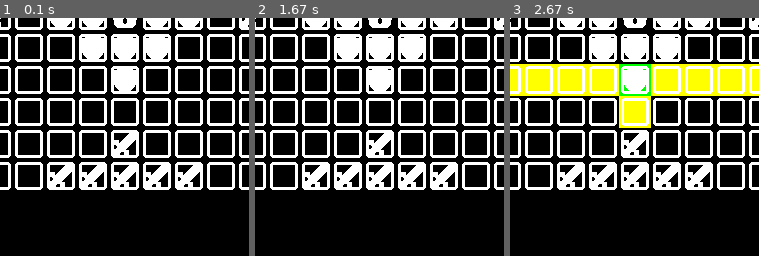
Above: before the commit, frames 1-3 (left to right).
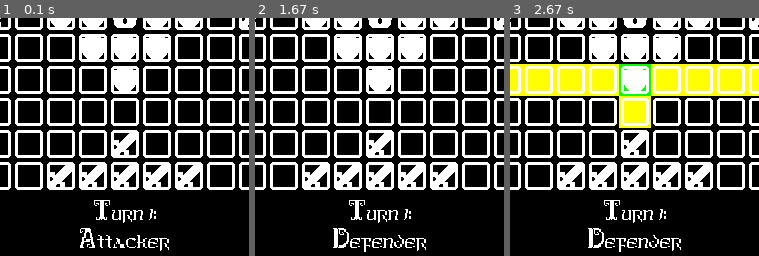
Above: after the commit, the same moments.

Repository: joaquinkiko/hnefatafl-pygame
Game: pygame game, started from main.py
Two runs of this game, one before a commit and one after it. Both use one fixed random seed, a clock stepped at 60 frames per second and the inputs below.
Inputs (mouse positions are % of the whole screen's width and height, from its top left):
- Up to frame 1 (0.1 s): no input
- Up to frame 2 (1.67 s): click (32, 36) at 0.38 s; click (32, 16) at 0.72 s
- Up to frame 3 (2.67 s): click (66, 60) at 2.55 s
The pictures show only the part of the screen within x 39-89%, y 50-100%; the shares and areas given below are measured in that part.

The runs differ from the first frame. In frame 1, 1.2% of the frame differs, in the area x 32-68%, y 76-98%; in frame 2, 1.3%, in the area x 31-69%, y 76-99%; in frame 3, 1.3%.

Commit message:
Add GUI status

Diff:
--- a/board.py
+++ b/board.py
@@ -340,8 +340,13 @@
         return not self.winner == None
 
     def get_turn_number(self) -> int:
-        """Returns number of turns played, based off of turn log."""
-        return len(self.turn_log)
+        """
+        Returns number of turns played, based off of turn log.
+        Turns are based off of both Attacker and Defender moving,
+        so 1 or 2 turns recorded in the turn log will both be
+        considered part of the 1st turn.
+        """
+        return int(float(len(self.turn_log) + 1) / 2 + 0.5)
 
     def get_complete_turn_log(self) -> str:
         """
--- a/main.py
+++ b/main.py
@@ -27,6 +27,7 @@
 ASSET_THRONE: str = f"{ASSET_DIR}s_throne.png"
 ASSET_FONT_BOARD: str | None = f"{ASSET_DIR}antiquity-print.ttf"
 ASSET_FONT_LOG: str | None = None
+ASSET_FONT_STATUS: str | None = f"{ASSET_DIR}antiquity-print.ttf"
 # Board font
 FONT_BOARD_SIZE: int = 12
 FONT_BOARD_COLOR: pygame.Color = pygame.Color(255, 255, 255)
@@ -36,6 +37,13 @@
 FONT_LOG_COLOR: pygame.Color = pygame.Color(255, 255, 255)
 FONT_LOG_SPACING: int = 8
 FONT_LOG_TOP_LEFT: tuple[int, int] = (8, 8)
+# Status font
+FONT_STATUS_SIZE: int = 16
+FONT_STATUS_COLOR: pygame.Color = pygame.Color(255, 255, 255)
+FONT_STATUS_SPACING: int = 4
+FONT_STATUS_Y_OFFSET: int = 8
+# Should we use antialiasing for fonts
+USE_FONT_AA: bool = False
 
 def main():
     # Initialize GUI
@@ -51,6 +59,7 @@
     pygame.font.init()
     font_board: pygame.font.Font = pygame.font.Font(ASSET_FONT_BOARD, FONT_BOARD_SIZE)
     font_log: pygame.font.Font = pygame.font.Font(ASSET_FONT_LOG, FONT_LOG_SIZE)
+    font_status: pygame.font.Font = pygame.font.Font(ASSET_FONT_STATUS, FONT_STATUS_SIZE)
     textures: dict[str, Surface] = {
         "p_king": pygame.image.load(ASSET_KING),
         "p_defender": pygame.image.load(ASSET_DEFENDER),
@@ -123,6 +132,7 @@
         draw_board_indice_markers(window, font_board, gui_positions)
         draw_pieces(window, board, textures, gui_positions)
         draw_board_log(window, board, font_log)
+        daw_board_status(window, board, font_status)
 
         # Update the window
         pygame.display.update()
@@ -134,9 +144,31 @@
     """Draws text log of board turns."""
     offset: int = 0
     for line in board.get_complete_turn_log().split("\n"):
-        text_log = font.render(line, False, FONT_LOG_COLOR)
+        text_log = font.render(line, USE_FONT_AA, FONT_LOG_COLOR)
         window.blit(text_log, (FONT_LOG_TOP_LEFT[0], FONT_LOG_TOP_LEFT[1] + offset))
         offset += font.get_height() + FONT_LOG_SPACING
+
+def daw_board_status(window: Surface, board: Board, font: pygame.font.Font) -> None:
+    """Draws whose turn it is, or if game has been won, along with turn number."""
+    string: str = ""
+    if board.has_been_won():
+        string = board.winner.capitalize() + " has won!"
+    else:
+        string = f"Turn {board.get_turn_number()}:\n{board.get_current_player().capitalize()}"
+    offset: int = 0
+    draw_x: int = window.get_width() / 2
+    draw_y: int = window.get_height()\
+                - FONT_STATUS_Y_OFFSET\
+                - (len(string.split("\n")) * font.get_height())
+    for line in string.split("\n"):
+        text_log = font.render(line, USE_FONT_AA, FONT_LOG_COLOR)
+        window.blit(text_log,
+                    (
+                        draw_x - (font.size(line)[0] / 2),
+                        draw_y + offset
+                    )
+                    )
+        offset += font.get_height() + FONT_STATUS_SPACING
 
 def draw_board_indice_markers(window: Surface,
                               font: pygame.font.Font,
@@ -152,7 +184,7 @@
             text_size: tuple[int, int] = font.size(string)
             draw_x: int = rect.left - text_size[0] - FONT_BOARD_SPACING
             draw_y: int = rect.centery - (text_size[1] / 2)
-            text = font.render(string, False, FONT_LOG_COLOR)
+            text = font.render(string, USE_FONT_AA, FONT_LOG_COLOR)
             window.blit(text, (draw_x, draw_y))
         if position.column == 0:
             # Draw letter above
@@ -160,7 +192,7 @@
             text_size: tuple[int, int] = font.size(string)
             draw_x: int = rect.centerx - (text_size[0] / 2)
             draw_y: int = rect.top - font.get_height() - FONT_BOARD_SPACING
-            text = font.render(string, False, FONT_LOG_COLOR)
+            text = font.render(string, USE_FONT_AA, FONT_LOG_COLOR)
             window.blit(text, (draw_x, draw_y))
         """
         draw_position: tuple[int, int] = gui_position[0].topleft
